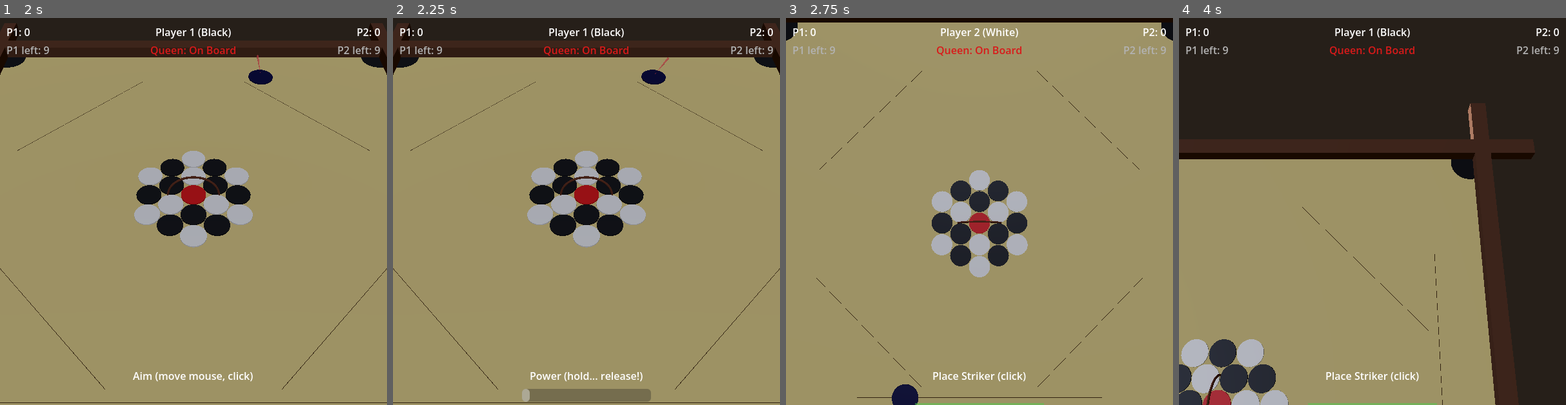
Above: before the commit, frames 1-4 (left to right).
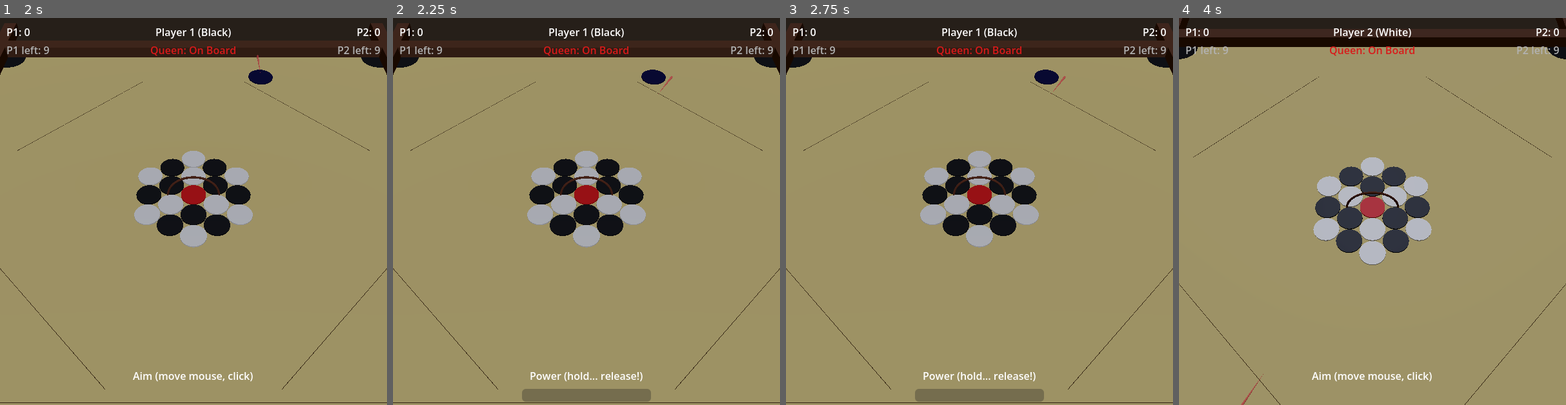
Above: after the commit, the same moments.

Repository: sidtheone/Carrom
Game: Godot game, scene res://scenes/main_menu.tscn
Two runs of this game, one before a commit and one after it. Both use one fixed random seed, a clock stepped at 60 frames per second and the inputs below.
Inputs (mouse positions are in pixels of both pictures, inside the frame that each line leads up to):
- Up to frame 1 (2 s): click "Play" at 0.5 s; tap Enter at 1.25 s; move the mouse to (278, 192) at 1.27 s; click (278, 192) at 1.42 s
- Up to frame 2 (2.25 s): move the mouse to (509, 230) at 2.02 s; click (509, 230) at 2.17 s
- Up to frame 3 (2.75 s): no input
- Up to frame 4 (4 s): move the mouse to (1411, 126) at 2.77 s; click (1411, 126) at 2.92 s; move the mouse to (1353, 288) at 3.52 s; click (1353, 288) at 3.67 s

Frame 1 is identical in both runs. In frame 2, less than 0.1% of the frame differs, in the area x 33-73%, y 10-100%; in frame 3, 18%; in frame 4, 55%, in the area x 0-100%, y 0-100%.

Commit message:
Fix striker not moving — power input flow and shoot direction
The click that confirmed aim was immediately releasing in POWER state
with ~0 power. Now POWER state requires a separate click-hold-release:
- Click to confirm aim → enters POWER (no charging yet)
- Click and hold → starts charging
- Release → fires with accumulated power

Also reverts shoot direction to original (P1 toward +Z, P2 toward -Z)
which was incorrectly flipped in a prior review fix.

Co-Authored-By: Claude Opus 4.6 (1M context) <noreply@anthropic.com>

Diff:
--- a/godot/scripts/game_manager.gd
+++ b/godot/scripts/game_manager.gd
@@ -118,9 +118,8 @@
 	if current_state != State.AIM:
 		return
 	power = 0.0
-	is_charging = true
+	is_charging = false
 	_set_state(State.POWER)
-	AudioManager.play_power_bar()
 
 
 # --- Power ---
@@ -138,9 +137,9 @@
 	if striker == null:
 		return
 	striker.freeze = false
-	# Player 1 at +Z shoots toward -Z (center), Player 2 at -Z shoots toward +Z
+	# Player 1 at Z=-2.9 shoots toward +Z (center), Player 2 at Z=+2.9 shoots toward -Z
 	var angle_rad := deg_to_rad(aim_angle)
-	var direction := Vector3(sin(angle_rad), 0.0, -cos(angle_rad))
+	var direction := Vector3(sin(angle_rad), 0.0, cos(angle_rad))
 	if current_player == 2:
 		direction.z = -direction.z
 	var impulse := direction * power * 2.0  # scale for feel
--- a/godot/scripts/striker.gd
+++ b/godot/scripts/striker.gd
@@ -85,9 +85,15 @@
 
 
 func _handle_power(event: InputEvent) -> void:
-	if event is InputEventMouseButton:
-		if event.button_index == MOUSE_BUTTON_LEFT and not event.pressed:
-			GameManager.release_power()
+	if event is InputEventMouseButton and event.button_index == MOUSE_BUTTON_LEFT:
+		if event.pressed:
+			# Hold to charge
+			GameManager.is_charging = true
+			AudioManager.play_power_bar()
+		else:
+			# Release to fire (only if charging started)
+			if GameManager.is_charging:
+				GameManager.release_power()
 
 
 func _update_aim_visual() -> void:
@@ -95,10 +101,10 @@
 		return
 	var angle_rad := deg_to_rad(GameManager.aim_angle)
 	var flip := 1.0 if GameManager.current_player == 1 else -1.0
-	# Offset cone in aim direction (matches _shoot_striker direction convention)
+	# Offset cone in shoot direction: P1 toward +Z, P2 toward -Z
 	_aim_indicator.position = Vector3(
 		sin(angle_rad) * flip * 0.35,
 		0.03,
-		-cos(angle_rad) * flip * 0.35
+		cos(angle_rad) * flip * 0.35
 	)
 	_aim_indicator.rotation = Vector3(deg_to_rad(90), -angle_rad * flip, 0)
